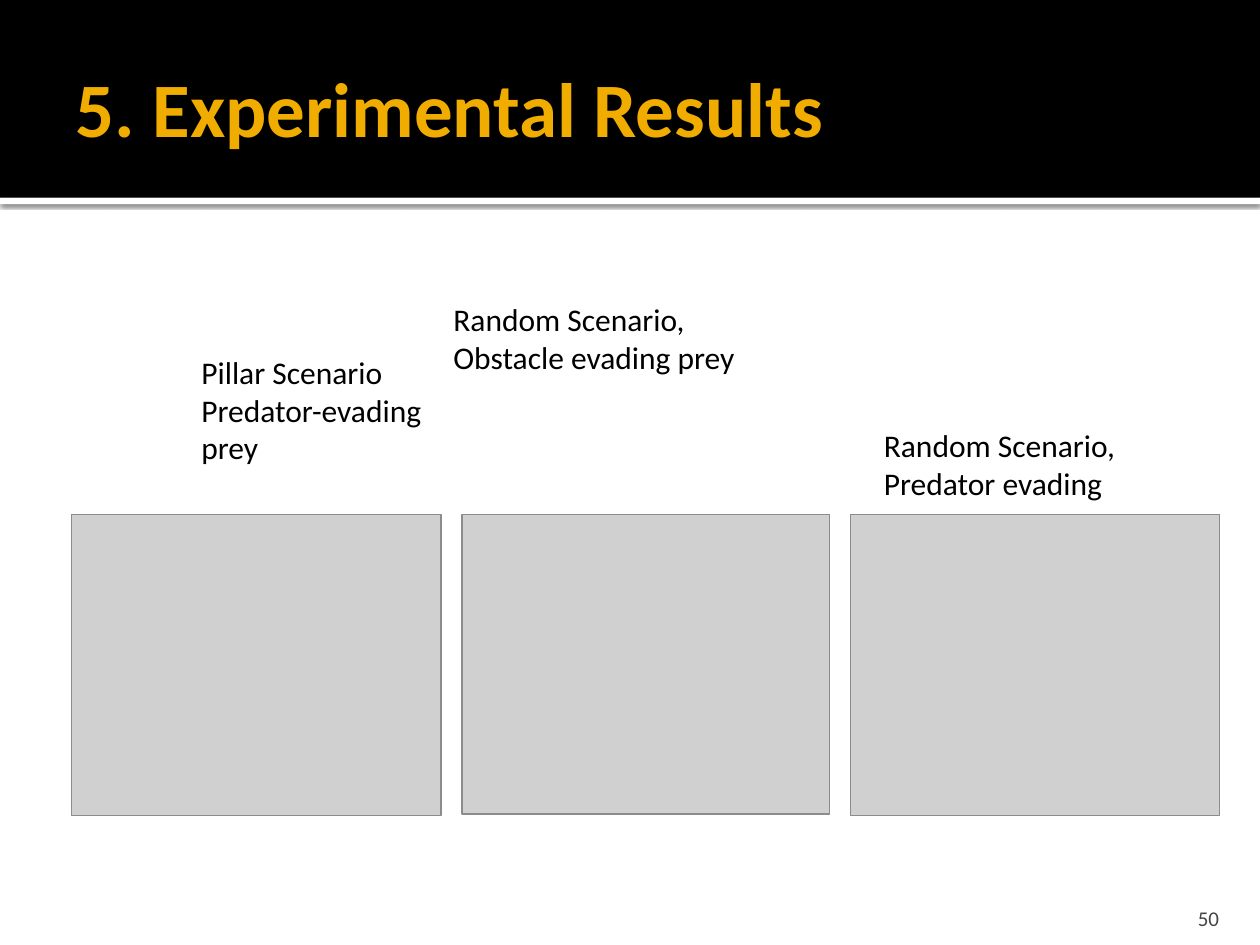
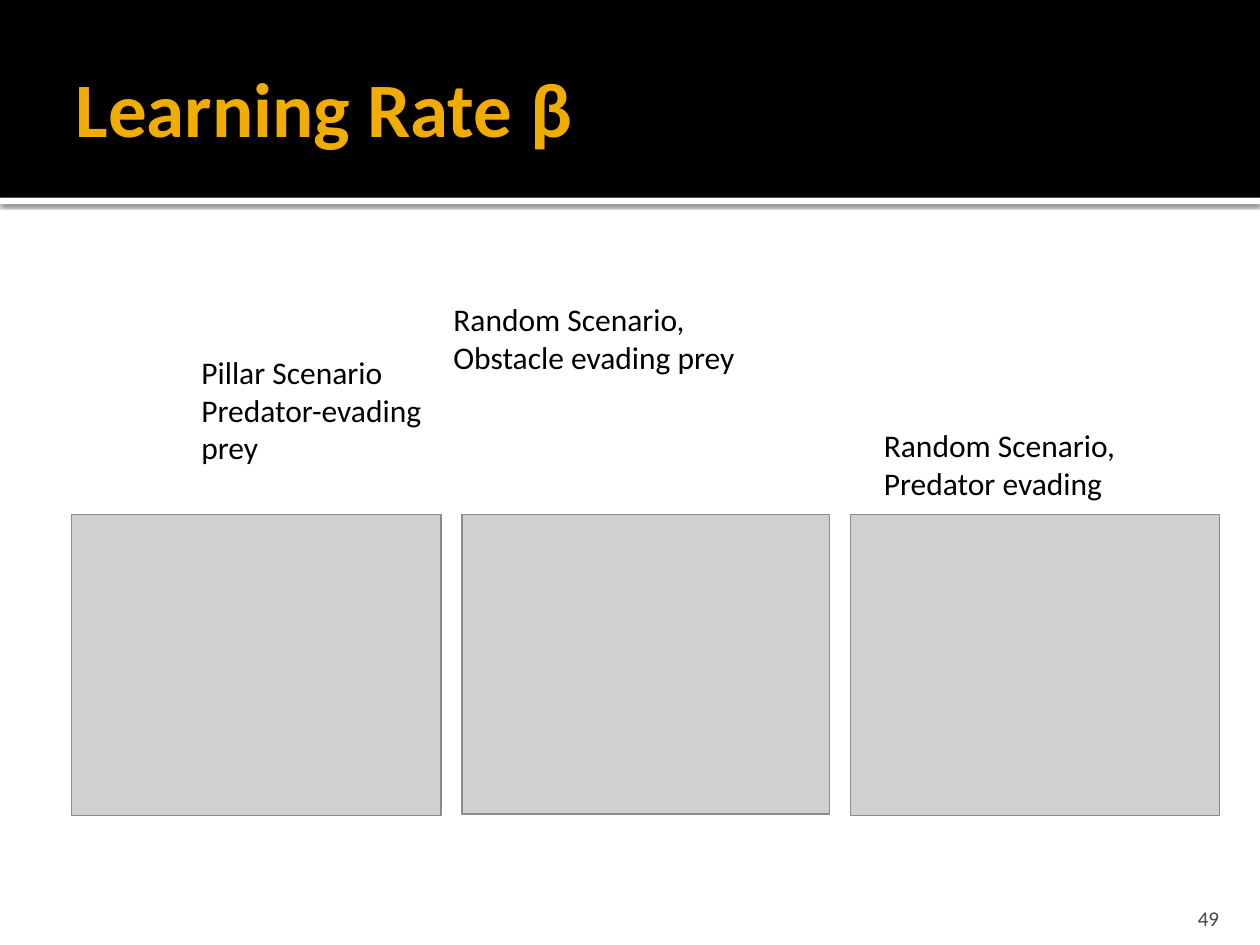
Before and after one commit to ClemensLode/GECCO-XCS-paper, a slide deck: slide 49 of Presentation/Adaption of XCS to Multi-Learner Predator.pptx (slide 50 before the commit). Drawn at 1260x945 pixels with LibreOffice and Linux fonts; fonts in the diff are those of the drawing; grey boxes stand for pictures. Boxes give left, top, right and bottom in pixels: in the first picture for what was removed or moved away, otherwise in the second. Text is boxed around its words. In the diff, an @@ line names an element or a change of style, - is before the commit and + after.

```diff
--- a/Presentation/Adaption of XCS to Multi-Learner Predator.pptx
+++ b/Presentation/Adaption of XCS to Multi-Learner Predator.pptx
@@ title at (76, 83, 573, 150): text changed @@
-5. Experimental Results
+Learning Rate β
@@ page number at (1198, 912, 1219, 926): text changed @@
-50
+49
```
Also in this commit, not shown: 18 other slides changed, 7 slides added, 34 slides removed, 1 other file.
